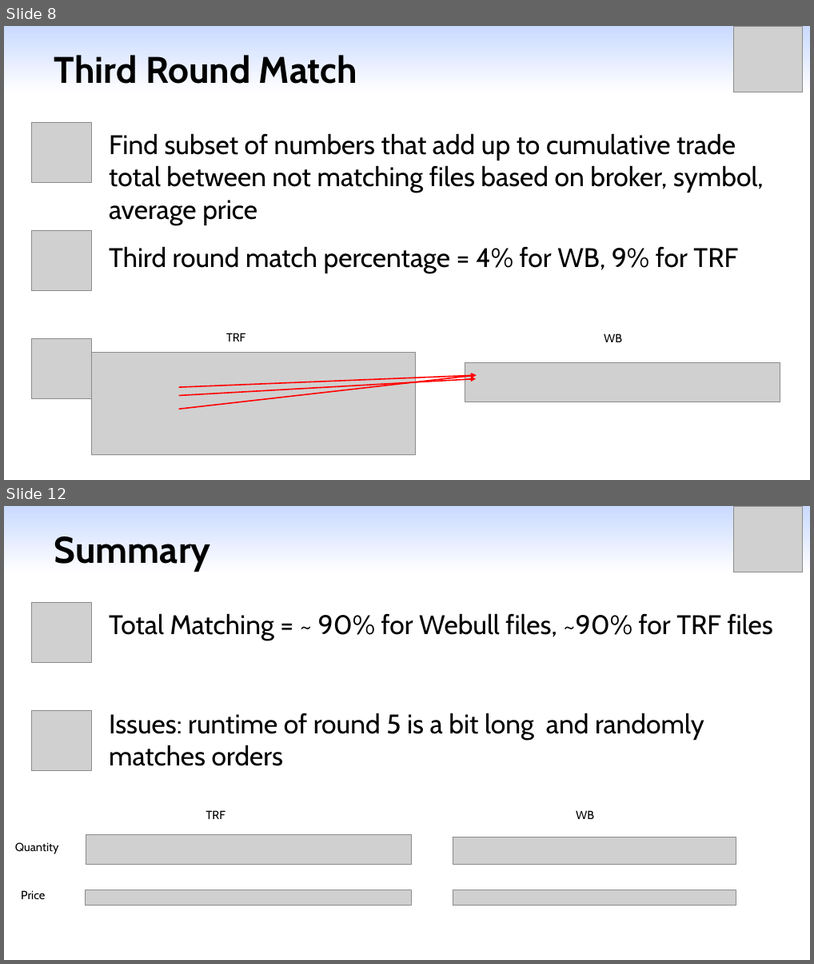
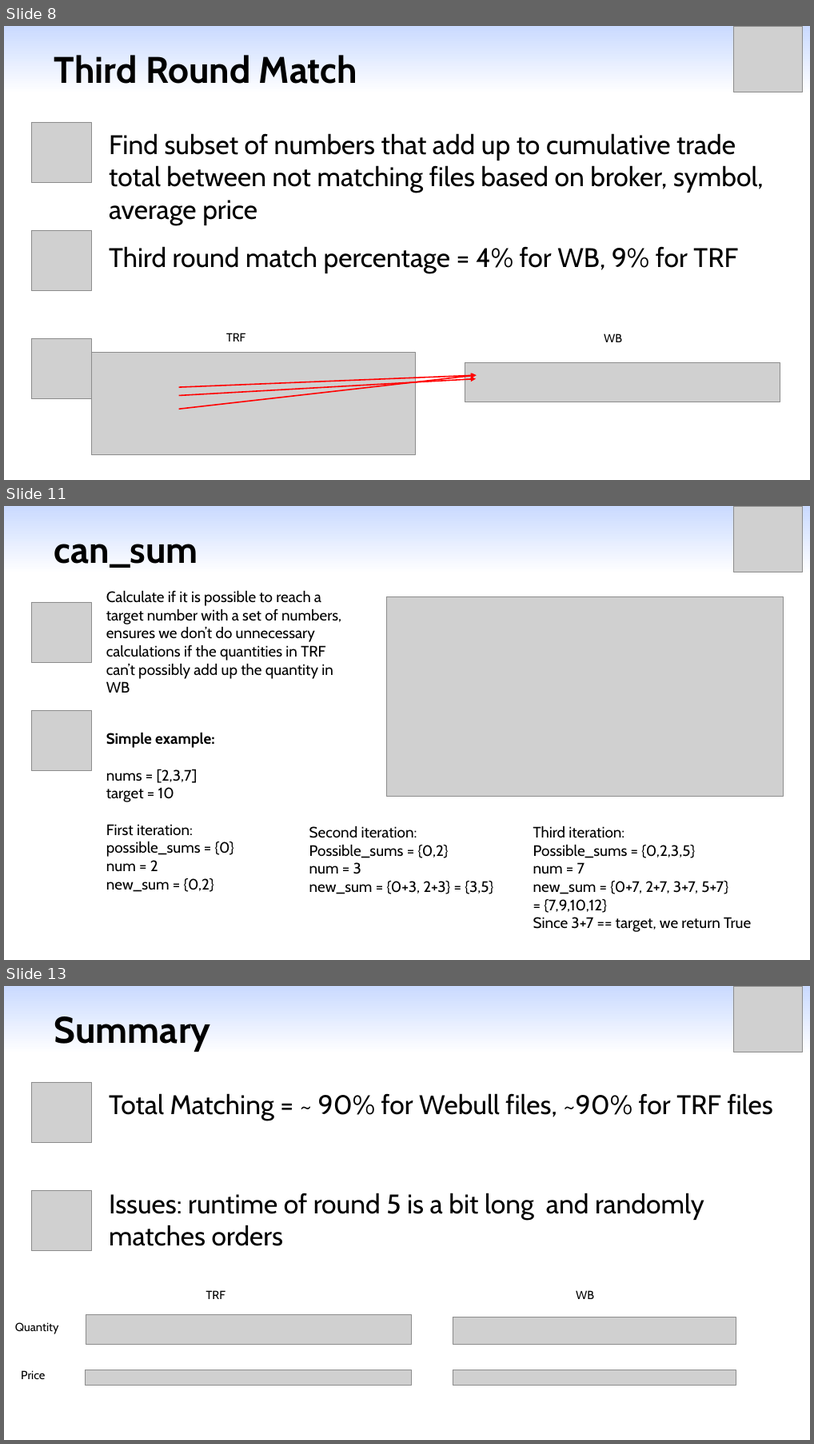
Before and after one commit to yangml103/webull_order_match, a slide deck: Presentation_Matching.pptx. Shown one above the other, each under a label of ours: slides 8 and 12 before the commit, slides 8, 11 and 13 after it; the slides between them are not shown. The pictures are 814x964 and 814x1444 pixels, drawn with LibreOffice and Linux fonts; fonts in the diff are those of the drawing; grey boxes stand for pictures. Boxes give left, top, right and bottom in pixels: in the first picture for what was removed or moved away, otherwise in the second. Text is boxed around its words. In the diff, an @@ line names an element or a change of style, - is before the commit and + after.

```diff
--- a/Presentation_Matching.pptx
+++ b/Presentation_Matching.pptx
@@ slide 11 added at [4, 506, 810, 960], background gradient #CADAFF to #FFFFFF @@
@@ picture added at [734, 506, 803, 572] @@
@@ title added at [54, 544, 198, 568], 44 pt, text #000000, bold @@
+can_sum
@@ text added at [106, 590, 342, 692], 18 pt, text #000000 @@
+Calculate if it is possible to reach a target number with a set of numbers, ensures we don’t do unnecessary calculations if the quantities in TRF can’t possibly add up the quantity in WB
@@ picture added at [387, 596, 783, 796] @@
@@ picture added at [31, 602, 92, 663] @@
@@ picture added at [31, 710, 92, 770] @@
@@ text added at [106, 732, 234, 892], 18 pt, text #000000 @@
+Simple example:
+nums = [2,3,7]
+target = 10
+First iteration:
+possible_sums = {0}
+num = 2
+new_sum = {0,2}
@@ text added at [310, 825, 494, 894], 18 pt, text #000000 @@
+Second iteration:
+Possible_sums = {0,2}
+num = 3
+new_sum = {0+3, 2+3} = {3,5}
@@ text added at [534, 825, 751, 932], 18 pt, text #000000 @@
+Third iteration:
+Possible_sums = {0,2,3,5}
+num = 7
+new_sum = {0+7, 2+7, 3+7, 5+7}
+= {7,9,10,12}
+Since 3+7 == target, we return True
@@ what was slide 12 is now slide 13 @@
```
Also in this commit, not shown: 1 slide changed, 2 other slides added, 2 slides removed, 11 other files.
